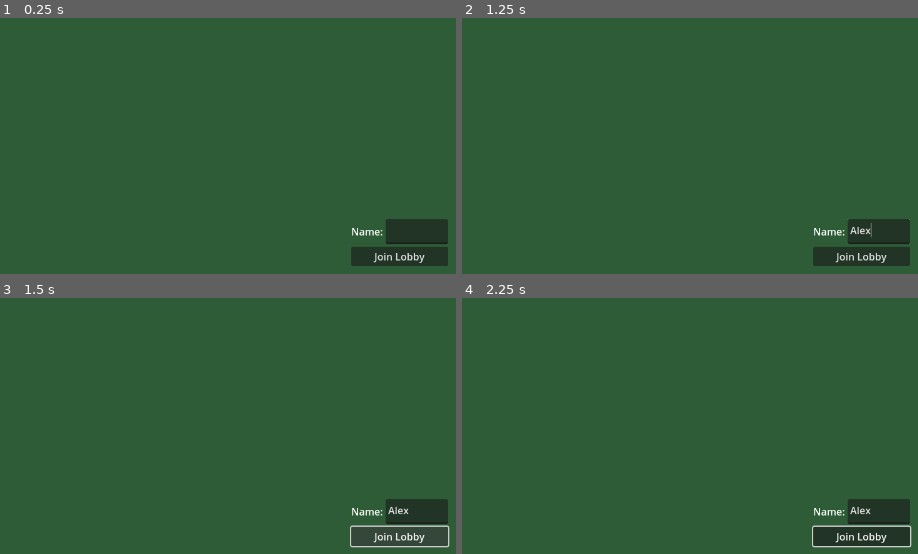
Above: before the commit, frames 1-4 (two rows, left to right).
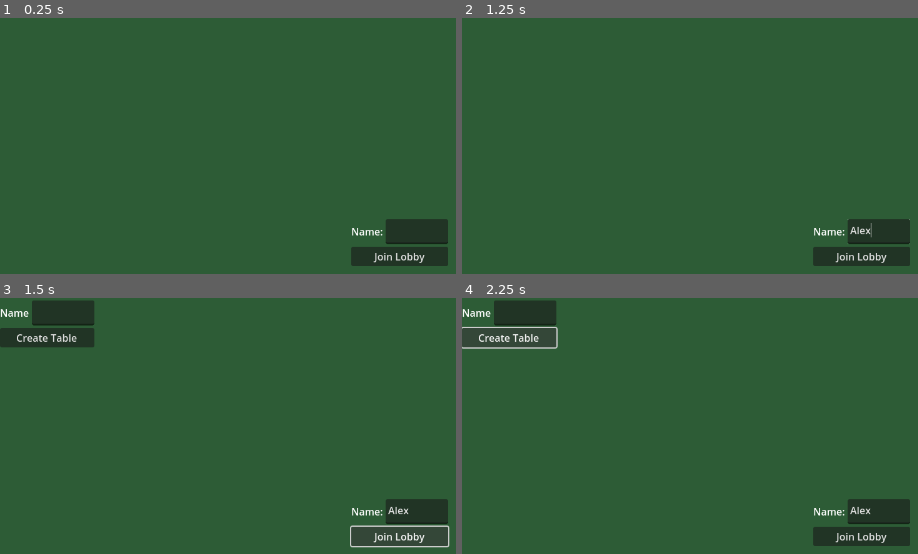
Above: after the commit, the same moments.

Repository: Leenton/uno-platform
Game: Godot game, scene res://main.tscn
Same seed, same stepped clock (60 frames per second), same inputs: the game is played once before the commit and once after it.
Inputs (mouse positions are in pixels of both pictures, inside the frame that each line leads up to):
- Up to frame 1 (0.25 s): no input
- Up to frame 2 (1.25 s): click (876, 230) at 0.52 s; type "Alex" at 0.6 s
- Up to frame 3 (1.5 s): click "Join Lobby" at 1.25 s
- Up to frame 4 (2.25 s): click (507, 338) at 2 s, where only the run after the commit has a clickable "Create Table"

Frames 1-2 are identical in both runs. In frame 3, 2.9% of the frame differs, in the area x 0-21%, y 1-20%; in frame 4, 2.4%.

Commit message:
display player list

Diff:
--- a/autoloads/lobby_state.gd
+++ b/autoloads/lobby_state.gd
@@ -3,13 +3,34 @@
 const SERVER_ADDRESS = '127.0.0.1'
 const PORT = 42069
 var players = {}
-var player_info = {"name": "Name"}
+var player_info = {}
 var players_loaded = 0
 var tables = {}
 
+signal updated_lobby_player_list
 
 func _ready() -> void:
 	multiplayer.connected_to_server.connect(_on_connected_to_server)
+
+func _on_connected_to_server():
+	_register_player.rpc_id(1, player_info)
+
+func _on_connection_failed():
+	pass
+
+@rpc("authority", "reliable")
+func _sync_players(updated_players):
+	players = updated_players
+	print("Players updated:", players)
+	emit_signal("updated_lobby_player_list")
+
+@rpc("any_peer", "reliable")
+func _register_player(new_player_info):
+	players[new_player_info['name']] = {
+		"name": new_player_info['name'],
+		"id": multiplayer.get_remote_sender_id()
+	}
+	_sync_players.rpc(players)
 
 func join_lobby():
 	var peer = ENetMultiplayerPeer.new()
@@ -18,32 +39,24 @@
 		return error
 	multiplayer.multiplayer_peer = peer
 
-func _on_connected_to_server():
-	_register_player.rpc_id(1, player_info)
+func create_table(table_name: String):
+	# Create a new table with the user who requested it as the first player
+	_create_table.rpc_id(1, {
+		"name": table_name,
+		"players": [player_info['name']],
+		"rules": [],
+		"max_players": 12,
+		"state": "Waiting to start game"
+	})
 
-func update_lobby_players():
-	pass
-
-func _on_connection_failed():
-	pass
+@rpc("any_peer", "reliable")
+func _create_table(table: Dictionary):
+	tables[table["name"]] = table
+	_sync_tables.rpc(tables)
 
 @rpc("authority", "reliable")
-func _sync_players(updated_players):
-	players = updated_players
-	print(players)
-
-@rpc("any_peer", "reliable")
-func _register_player(new_player_info):
-	players[new_player_info['name']] = {
-		"name": new_player_info['name'],
-		"id": multiplayer.get_remote_sender_id()
-	}
-	_sync_players.rpc(players)
-	print("sync called")
-
-func create_table(_name):
-	# Updates the tables dict with the new tables the client wants to add
-	pass
+func _sync_tables(updated_tables):
+	tables = updated_tables
 
 func delete_table(_name):
 	# Delete the specified table
@@ -53,5 +66,5 @@
 	# Join the table
 	pass
 
-func display_tables():
+func update_tables():
 	pass
--- /dev/null
+++ b/entities/lobby-player-list/lobby_player_list.gd
@@ -0,0 +1,16 @@
+extends Node
+
+@onready var player_list_vbox := $VBoxContainer
+
+func _ready() -> void:
+	LobbyState.updated_lobby_player_list.connect(update_player_list)
+
+func update_player_list():
+	for child in player_list_vbox.get_children():
+		child.queue_free()
+
+	print(player_list_vbox.get_child_count())
+	for player: String in LobbyState.players.keys():
+		var label := Label.new()
+		label.text = player
+		player_list_vbox.add_child(label)
--- /dev/null
+++ b/entities/lobby-player-list/lobby_player_list.tscn
@@ -0,0 +1,10 @@
+[gd_scene load_steps=2 format=3 uid="uid://8a0no5gfullr"]
+
+[ext_resource type="Script" uid="uid://dbl5s65pml51u" path="res://entities/lobby-player-list/lobby_player_list.gd" id="1_8uwer"]
+
+[node name="LobbyPlayerList" type="Node"]
+script = ExtResource("1_8uwer")
+
+[node name="VBoxContainer" type="VBoxContainer" parent="."]
+offset_right = 40.0
+offset_bottom = 40.0
--- /dev/null
+++ b/entities/lobby-table-option/lobby_table_option.gd
@@ -0,0 +1 @@
+extends Node
--- /dev/null
+++ b/entities/lobby-table-option/lobby_table_option.tscn
@@ -0,0 +1,3 @@
+[gd_scene format=3 uid="uid://c5632wuwmd5ny"]
+
+[node name="LobbyTableOption" type="Node"]
--- /dev/null
+++ b/entities/lobby/lobby.gd
@@ -0,0 +1,19 @@
+extends Node
+
+@onready var table_name_text_edit := $Control/HBoxContainer/VBoxContainer/HBoxContainer/TableNameTextEdit
+@onready var create_table_button := $Control/HBoxContainer/VBoxContainer/CreateTableButton
+
+func _ready() -> void:
+	create_table_button.pressed.connect(_on_create_table_button_pressed)
+	add_child(load("res://entities/lobby-player-list/lobby_player_list.tscn").instantiate())
+
+func _on_create_table_button_pressed() -> void:
+	var table_name: String = table_name_text_edit.text.strip_edges()
+
+	if(len(table_name) == 0 ):
+		return
+
+	elif (table_name.to_lower() in LobbyState.tables.keys().map(func(table): return table.to_lower())):
+		return
+
+	LobbyState.create_table(table_name)
--- /dev/null
+++ b/entities/lobby/lobby.tscn
@@ -0,0 +1,38 @@
+[gd_scene load_steps=2 format=3 uid="uid://f6hw1ys4hcgc"]
+
+[ext_resource type="Script" uid="uid://bglbx4j6x54b8" path="res://entities/lobby/lobby.gd" id="1_eda4n"]
+
+[node name="Lobby" type="Node"]
+script = ExtResource("1_eda4n")
+
+[node name="Control" type="Control" parent="."]
+layout_mode = 3
+anchors_preset = 0
+offset_right = 40.0
+offset_bottom = 40.0
+
+[node name="HBoxContainer" type="HBoxContainer" parent="Control"]
+layout_mode = 0
+offset_right = 40.0
+offset_bottom = 40.0
+
+[node name="VBoxContainer" type="VBoxContainer" parent="Control/HBoxContainer"]
+layout_mode = 2
+
+[node name="VBoxContainer2" type="VBoxContainer" parent="Control/HBoxContainer/VBoxContainer"]
+layout_mode = 2
+
+[node name="HBoxContainer" type="HBoxContainer" parent="Control/HBoxContainer/VBoxContainer"]
+layout_mode = 2
+
+[node name="TableNameLabel" type="Label" parent="Control/HBoxContainer/VBoxContainer/HBoxContainer"]
+layout_mode = 2
+text = "Name"
+
+[node name="TableNameTextEdit" type="TextEdit" parent="Control/HBoxContainer/VBoxContainer/HBoxContainer"]
+custom_minimum_size = Vector2(100, 40)
+layout_mode = 2
+
+[node name="CreateTableButton" type="Button" parent="Control/HBoxContainer/VBoxContainer"]
+layout_mode = 2
+text = "Create Table"
--- /dev/null
+++ b/entities/player/player.gd
@@ -0,0 +1 @@
+extends Node
--- a/entities/pre-lobby/pre_lobby.gd
+++ b/entities/pre-lobby/pre_lobby.gd
@@ -7,6 +7,16 @@
 	join_button.pressed.connect(_on_join_button_pressed)
 
 func _on_join_button_pressed() -> void:
-	LobbyState.player_info['name'] = name_text_edit.text
+	var player_name : String = name_text_edit.text.strip_edges()
+
+	if (len(player_name) == 0):
+		return
+
+	var already_connected_players = []
+	if (player_name in already_connected_players):
+		return
+
+	LobbyState.player_info['name'] = player_name
 	LobbyState.join_lobby()
-	LobbyState.display_tables()
+
+	add_child(load("res://entities/lobby/lobby.tscn").instantiate())
--- a/main.gd
+++ b/main.gd
@@ -9,7 +9,8 @@
 		add_child(server)
 		print("Server started.")
 	else:
-		var lobby : PackedScene = load("res://entities/pre-lobby/pre_lobby.tscn")
-		var lobby_instance = lobby.instantiate()
+		print("starting")
+		var pre_lobby : PackedScene = load("res://entities/pre-lobby/pre_lobby.tscn")
+		var lobby_instance = pre_lobby.instantiate()
 		add_child(lobby_instance)
 		print("Lobby started.")
--- a/project.godot
+++ b/project.godot
@@ -11,7 +11,7 @@
 [application]
 
 config/name="uno-platform"
-run/main_scene="uid://drl01ufrjmjes"
+run/main_scene="uid://blxo3vgprjfqi"
 config/features=PackedStringArray("4.5", "GL Compatibility")
 config/icon="res://icon.svg"
 
--- a/server/server.gd
+++ b/server/server.gd
@@ -25,7 +25,6 @@
 
 func _on_peer_connected(id):
 	print("Client connected: %s" % id)
-	LobbyState.update_lobby_players()
 
 func _on_peer_disconnected(id):
 	print("Client disconnected: %s" % id)
Not shown, added: entities/lobby-player-list/lobby_player_list.gd.uid
Not shown, added: entities/lobby-table-option/lobby_table_option.gd.uid
Not shown, added: entities/lobby/lobby.gd.uid
Not shown, added: entities/player/player.gd.uid
Not shown: 1 places in main.tscn that only renumber resources
